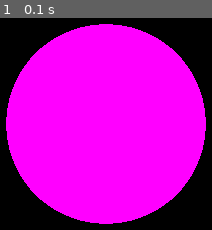
Above: before the commit, frame 1.
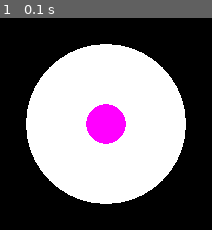
Above: after the commit, the same moment.

Repository: kr1st0fferson/love2d-game
Game: LÖVE game, started from main.lua
Two runs of this game, one before a commit and one after it. Both use one fixed random seed, a clock stepped at 60 frames per second and the inputs below.
Inputs:
- Up to frame 1 (0.1 s): no input

The runs differ from the first frame. In frame 1, 67% of the frame differs, in the area x 2-98%, y 2-98%.

Commit message:
made an eyeball, had to change the order of the code so that the pink is on top of the white

Diff:
--- a/main.lua
+++ b/main.lua
@@ -8,6 +8,11 @@
 end
 
 function love.draw()
+    love.graphics.setColor(1,1,1)
+    love.graphics.circle("fill", 300, 300, 80)
+
     love.graphics.setColor(1,0,1)
-    love.graphics.circle("fill", 300, 300, 100)
+    love.graphics.circle("fill", 300, 300, 20)
+
+
 end
